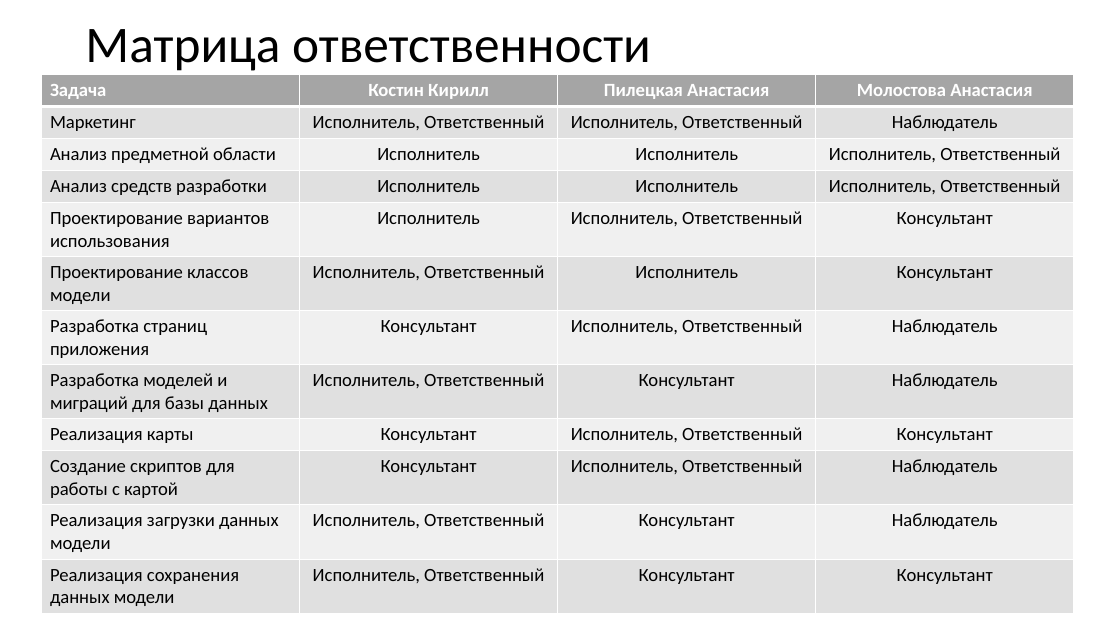
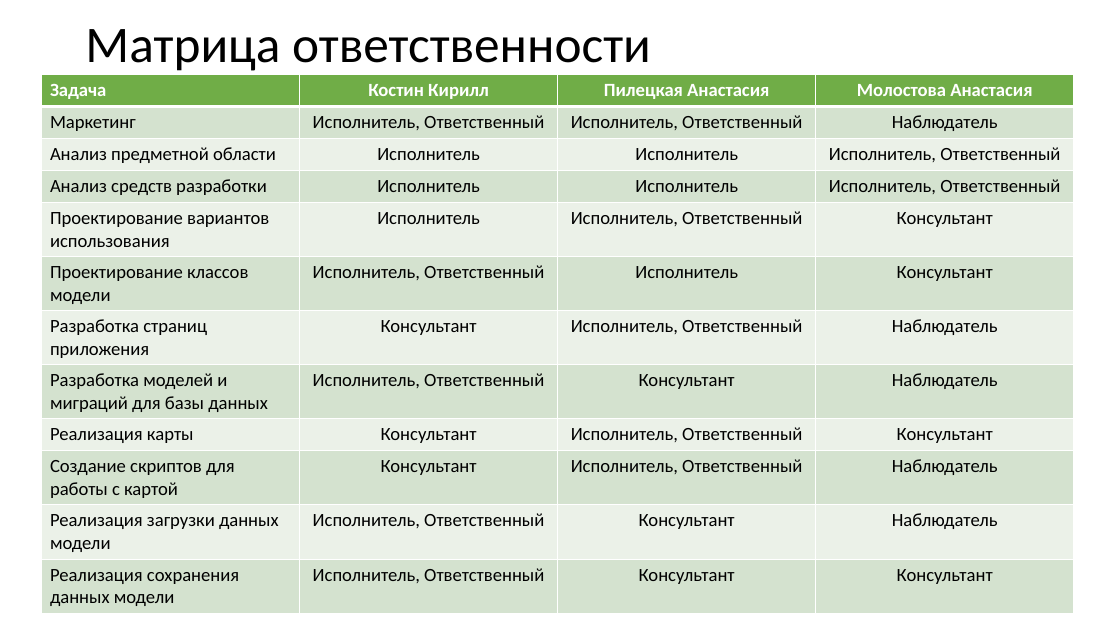
Before and after one commit to nocom91/GeoTime, a slide deck: slide 11 of Документы/GeoTimePresentation-remake.pptx. Drawn at 1120x630 pixels with LibreOffice and Linux fonts; fonts in the diff are those of the drawing; background and template pictures are left out. Boxes give left, top, right and bottom in pixels: in the first picture for what was removed or moved away, otherwise in the second. Text is boxed around its words. In the diff, an @@ line names an element or a change of style, - is before the commit and + after.

```diff
--- a/Документы/GeoTimePresentation-remake.pptx
+++ b/Документы/GeoTimePresentation-remake.pptx
@@ table at bbox=[42, 75, 1074, 610] @@
@@ fill #A5A5A5 to #70AD47 in row 1 @@
@@ fill #E1E1E1 to #D5E3CF in 24 cells @@
@@ fill #F0F0F0 to #EBF1E9 in 20 cells @@
```
Also in this commit, not shown: 6 other slides changed.
